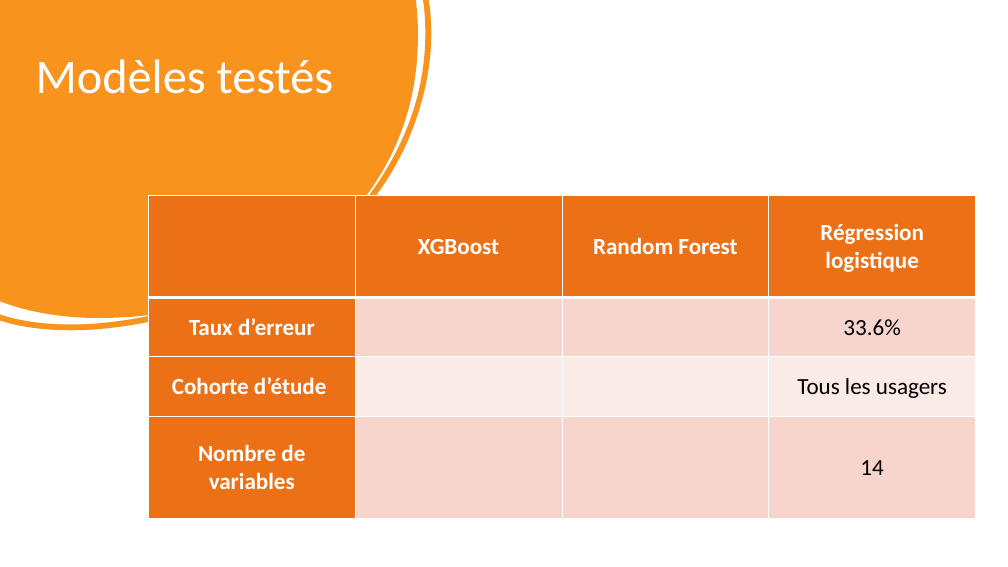
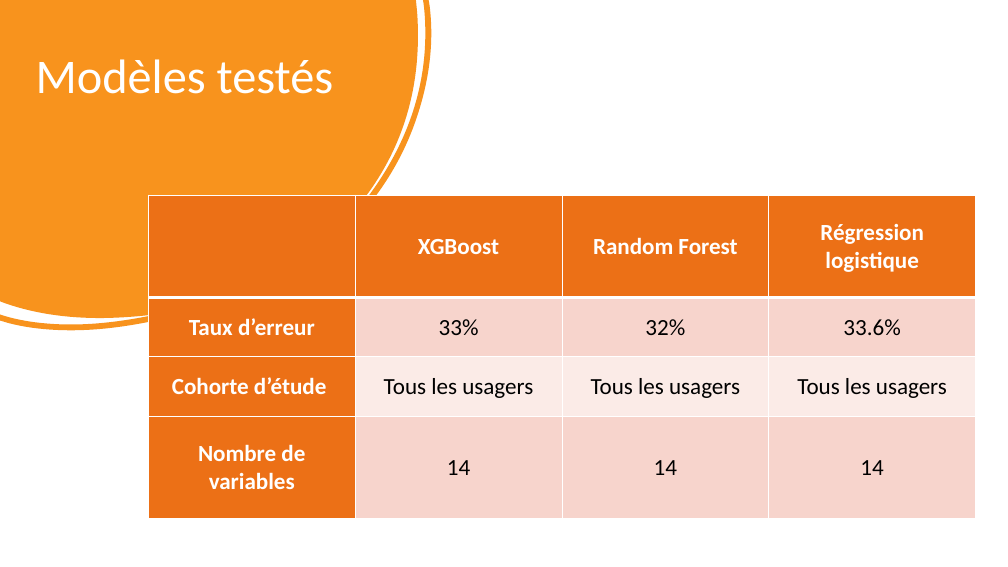
Before and after one commit to valentinecroibien/AccidentsRoutiers, a slide deck: slide 5 of Review4.pptx. Drawn at 1008x567 pixels with LibreOffice and Linux fonts; fonts in the diff are those of the drawing. Boxes give left, top, right and bottom in pixels: in the first picture for what was removed or moved away, otherwise in the second. Text is boxed around its words. In the diff, an @@ line names an element or a change of style, - is before the commit and + after.

```diff
--- a/Review4.pptx
+++ b/Review4.pptx
@@ table at [148,195,977,519] @@
-row 2, column 2: 
+row 2, column 2: 33%
-row 2, column 3: 
+row 2, column 3: 32%
-row 3, column 2: 
+row 3, column 2: Tous les usagers
-row 3, column 3: 
+row 3, column 3: Tous les usagers
-row 4, column 2: 
+row 4, column 2: 14
-row 4, column 3: 
+row 4, column 3: 14
```
Also in this commit, not shown: 4 other slides changed, 1 other file.
